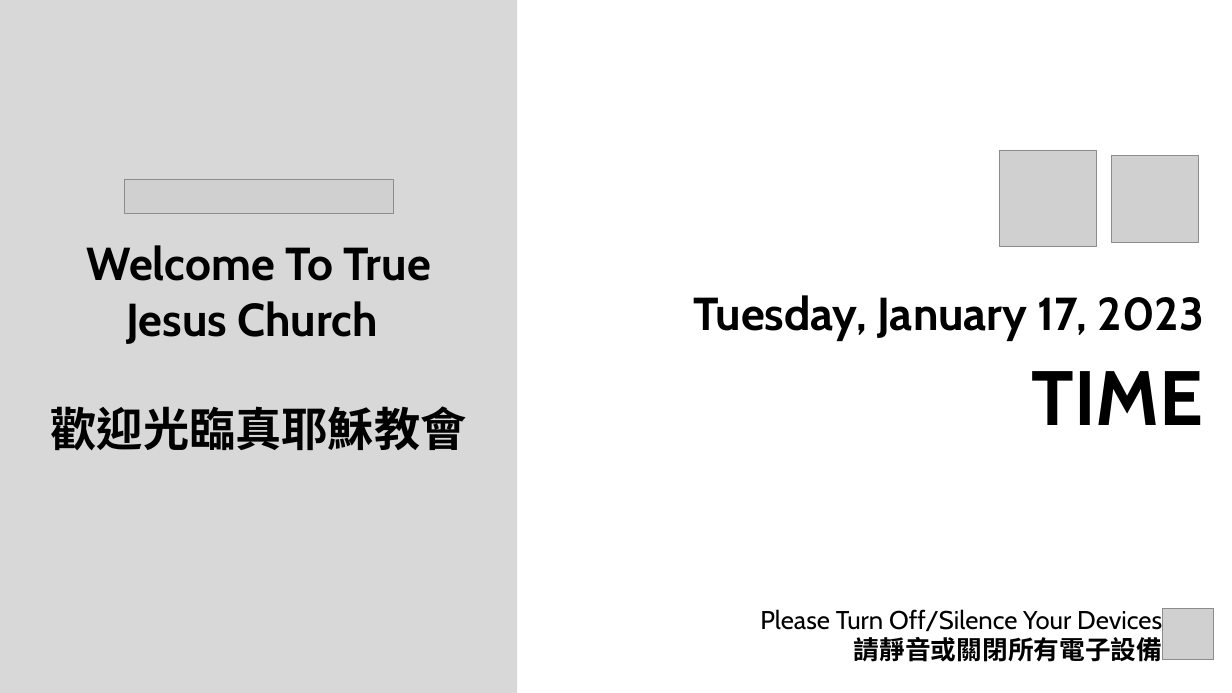
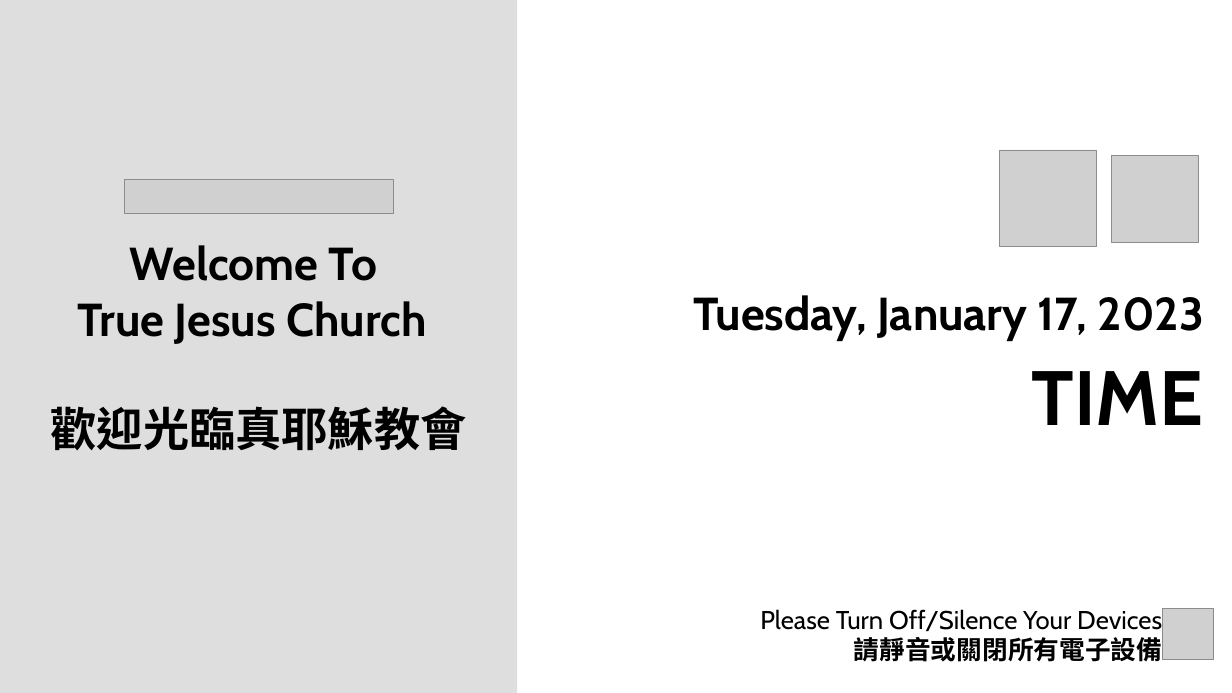
Before and after one commit to calebchanwy/tjc-powerpoint, a slide deck: slide 1 of TJCPowerPoint/Resources/ServiceWidescreen.pptx. Drawn at 1232x693 pixels with LibreOffice and Linux fonts; fonts in the diff are those of the drawing; grey boxes stand for pictures; background and template pictures are left out. Boxes give left, top, right and bottom in pixels: in the first picture for what was removed or moved away, otherwise in the second. Text is boxed around its words. In the diff, an @@ line names an element or a change of style, - is before the commit and + after.

```diff
--- a/TJCPowerPoint/Resources/ServiceWidescreen.pptx
+++ b/TJCPowerPoint/Resources/ServiceWidescreen.pptx
@@ rectangle at (0, 0, 518, 693): fill #BFBFBF at 60% opacity to #BFBFBF at 50% opacity @@
@@ text at (78, 245, 426, 344): text changed @@
-Welcome To True Jesus Church
+Welcome To
+True Jesus Church
```
Also in this commit, not shown: 4 other slides changed, 14 other files.
